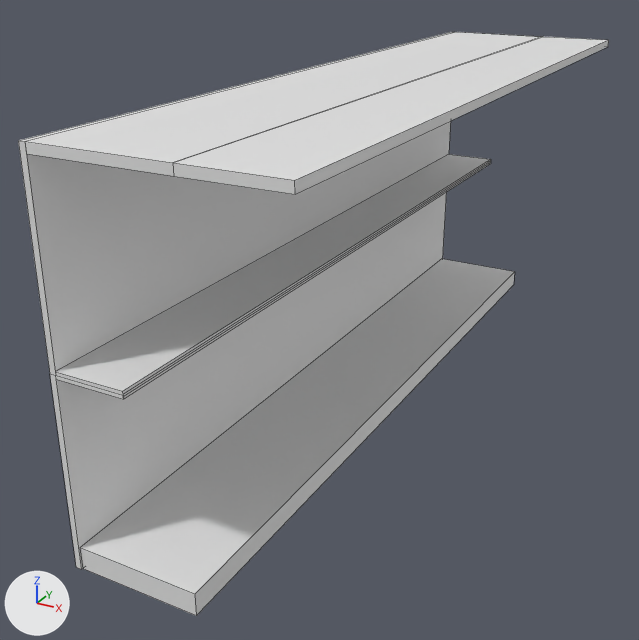
A saved change to the FBX model _Trabajo_Bengina_Monguio/Assets/Assets treball final/estanteria mostrador.fbx.
Before and after are seen from a camera (50 mm lens) standing at (7.09, -14.64, 8.42) and looking at (-0.3, -1.21, 1.71). Every picture has the same lights, and +X, +Y and +Z are marked at lower left. The older version comes first. Mesh edges are drawn as thin lines. Where no turn or scale is listed for an object, it has been applied to the vertices. Vertices at exactly the same position are counted once.
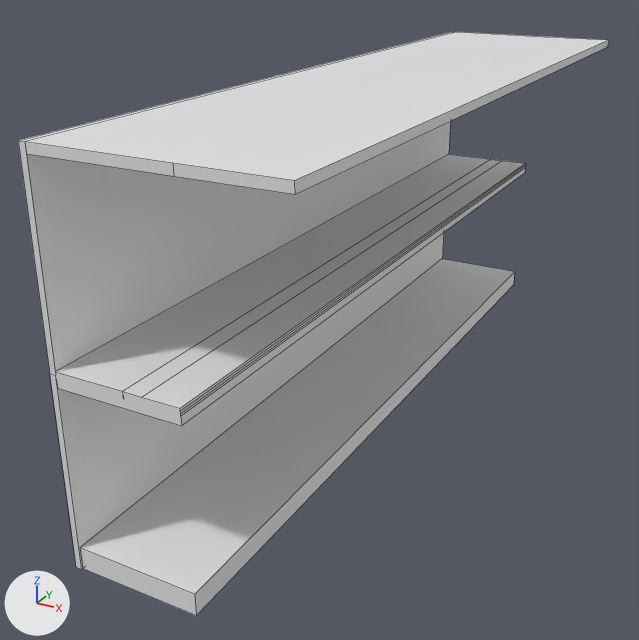
Where the change shows, as pixel boxes [x1, y1, x2, y2] in the pictures (639 x 640 px; the box of a moved part takes in the faces that stretch with it):
part 1 of me_cube_001, built on
    both: [25, 32, 608, 180]
part 2 of me_cube_001, moved or reshaped
    before: [55, 159, 491, 399]
    after: [55, 159, 525, 426]

The change, as a list of edits to the scene's bpy script:
```text
Change me_cube_001:
    used by ob_cube_001; location = (-1.09, 0.01, 2.97)
    verts and faces of me_cube_001; kept vertices keep their numbers, new ones are numbered from 38
    before: 5 (0.05, -7.14, 3.16) at pixel (24, 141), 7 (0.05, 7.14, 3.16) at pixel (456, 31), 8 (2.24, -7.14, 3.16) at pixel (172, 162), 9 (2.24, 7.14, 3.16) at pixel (543, 36), 10 (0.05, 7.14, 3.01)
    before: 11 (0.05, -7.14, 3.01) at pixel (26, 153), 12 (2.24, 7.14, 3.01), 13 (2.24, -7.14, 3.01) at pixel (173, 176), 14 (2.24, 7.14, 3.16) at pixel (543, 36), 15 (2.24, -7.14, 3.16) at pixel (172, 162)
    before: 21 (3.76, -7.14, 3.01) at pixel (295, 194), 22 (3.76, 7.14, 3.01) at pixel (608, 46), 26 (3.76, -7.14, 3.16) at pixel (294, 180), 27 (3.76, 7.14, 3.16) at pixel (608, 39)
    remove me_cube_001.from_pydata(...)  # 38 vertices, 35 faces; spans x -0.05..3.76, y -7.14..7.14, z -3.16..3.16
    add me_cube_001.from_pydata(...)  # 54 vertices, 37 faces; spans x -0.05..3.76, y -7.14..7.14, z -3.16..3.16
    me_cube_001 part 1
    add delete_vertices([14, 15])  # with the faces that use them
    add delete_faces([(10, 12, 13, 11), (12, 22, 21, 13), (8, 26, 27, 9)])
    add faces += [(5, 8, 26, 27, 9, 7), (10, 12, 22, 21, 13, 11)]
    me_cube_001 part 2
    8 faces are deleted
    9 vertices are added at x 0.05..2.1, y -7.14, z -0.15..0.1
    9 new vertices lie (0.0, 14.28, 0.0) away from vertices in x 0.05..2.1, y -7.14, z -0.15..0.1
    12 new faces join them
    add me_cube_001.materials.append(mat_material)  # white #e7e7e7
```
